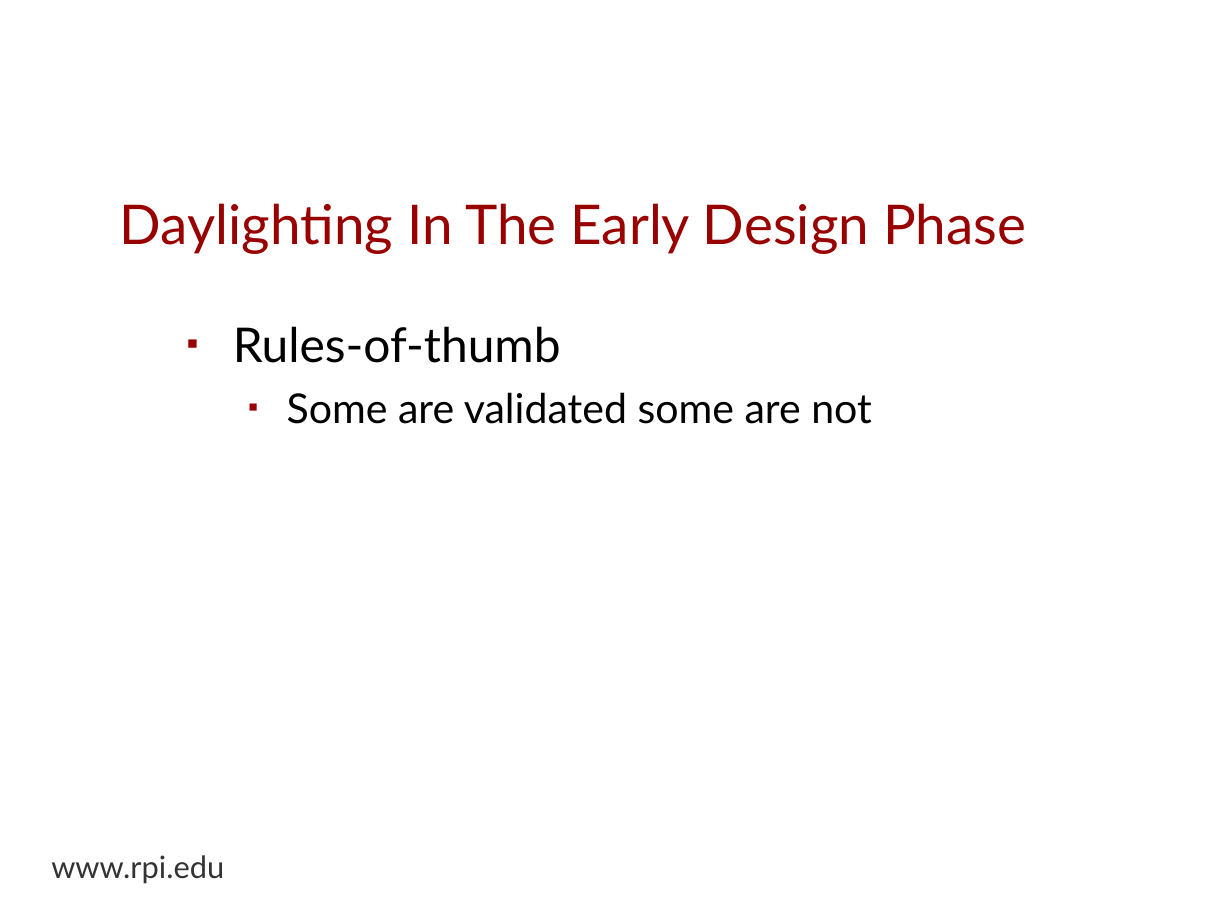
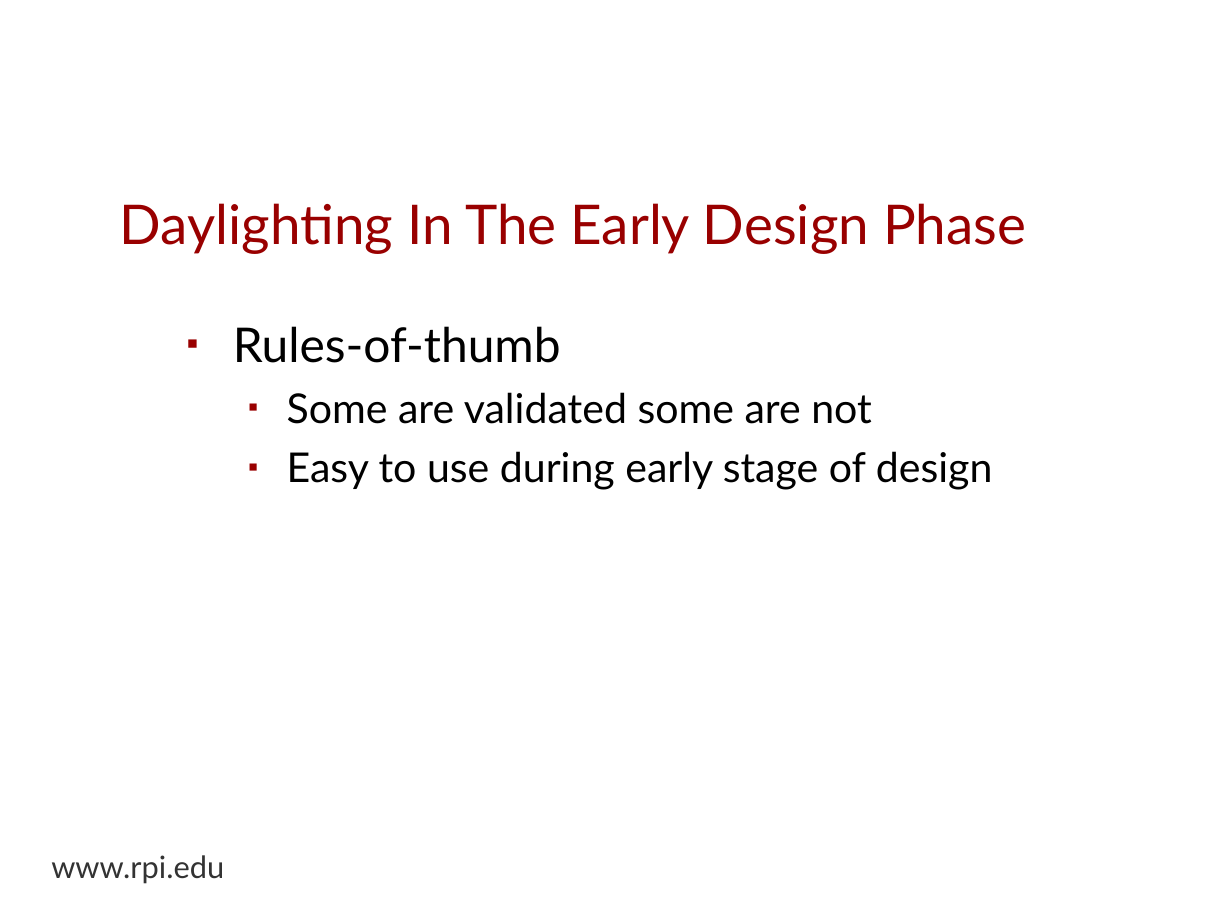
Before and after one commit to espinm2/master_presentation, a slide deck: slide 18 of max_espinoza.odp. Drawn at 1232x924 pixels with LibreOffice and Linux fonts; fonts in the diff are those of the drawing; background and template pictures are left out. Boxes give left, top, right and bottom in pixels: in the first picture for what was removed or moved away, otherwise in the second. Text is boxed around its words. In the diff, an @@ line names an element or a change of style, - is before the commit and + after.

```diff
--- a/max_espinoza.odp
+++ b/max_espinoza.odp
@@ text at [287,451,993,490]: paragraph added @@
+  ▪ Easy to use during early stage of design
```
Also in this commit, not shown: 1 other slide changed, 2 slides added, 1 other file.
